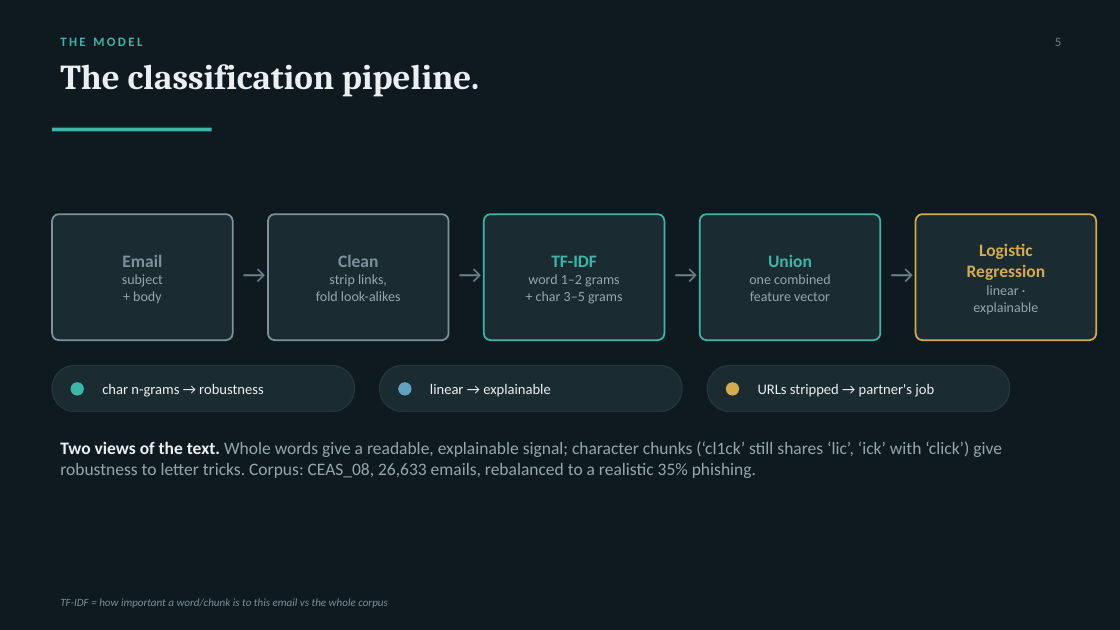
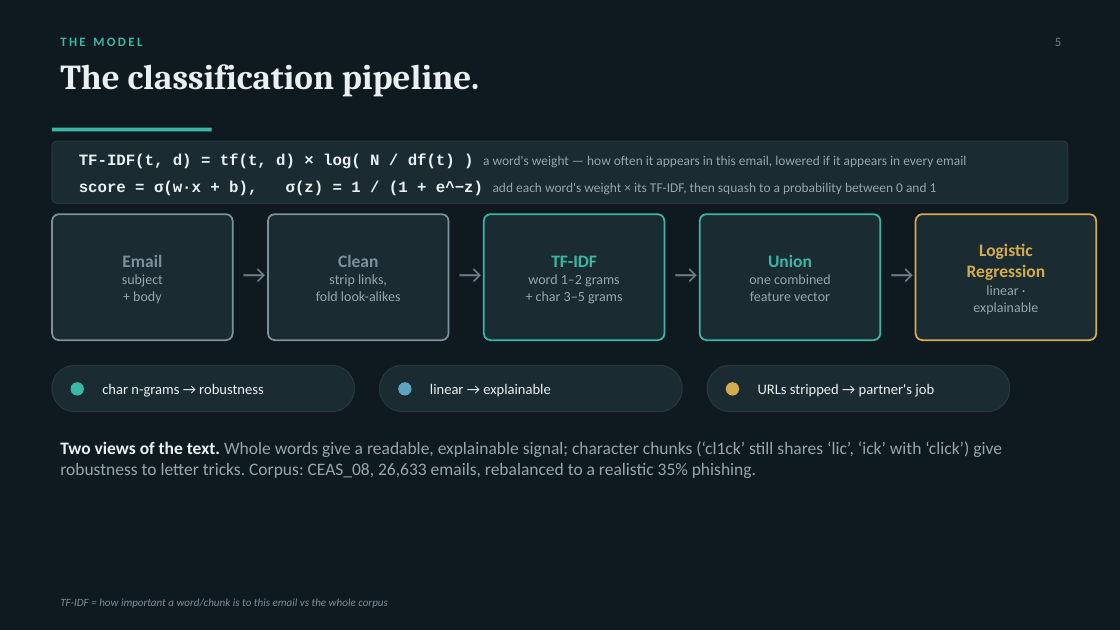
Before and after one commit to LiaBerco/EmailPhishingDetection, a slide deck: slide 5 of presentation/PhishFusion_presentation_dark.pptx. Drawn at 1120x630 pixels with LibreOffice and Linux fonts; fonts in the diff are those of the drawing. Boxes give left, top, right and bottom in pixels: in the first picture for what was removed or moved away, otherwise in the second. Text is boxed around its words. In the diff, an @@ line names an element or a change of style, - is before the commit and + after.

```diff
--- a/presentation/PhishFusion_presentation_dark.pptx
+++ b/presentation/PhishFusion_presentation_dark.pptx
@@ rounded rectangle added at (52,141,1068,203), fill #1B2B32, outline #26363D 1 pt @@
@@ text added at (79,154,966,169), 11.5 pt, text #95A6AD @@
+TF-IDF(t, d) = tf(t, d) × log( N / df(t) ) a word's weight — how often it appears in this email, lowered if it appears in every email
@@ text added at (79,181,937,196), 11.5 pt, text #95A6AD @@
+score = σ(w·x + b), σ(z) = 1 / (1 + e^−z) add each word's weight × its TF-IDF, then squash to a probability between 0 and 1
```
Also in this commit, not shown: 1 other slide changed.
